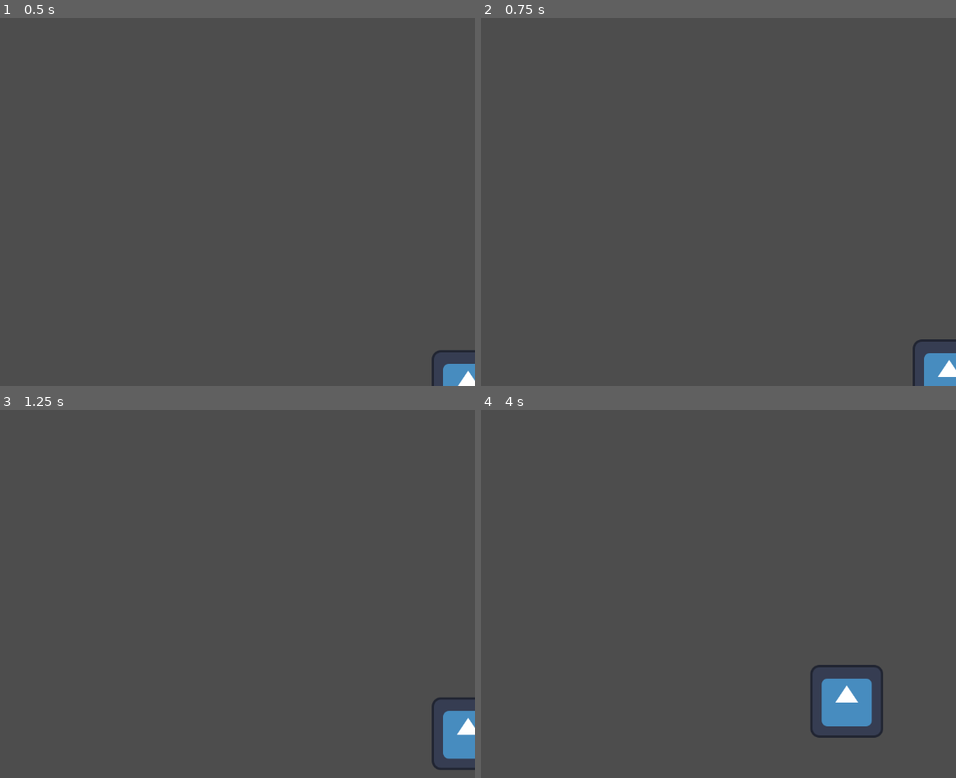
Above: before the commit, frames 1-4 (two rows, left to right).
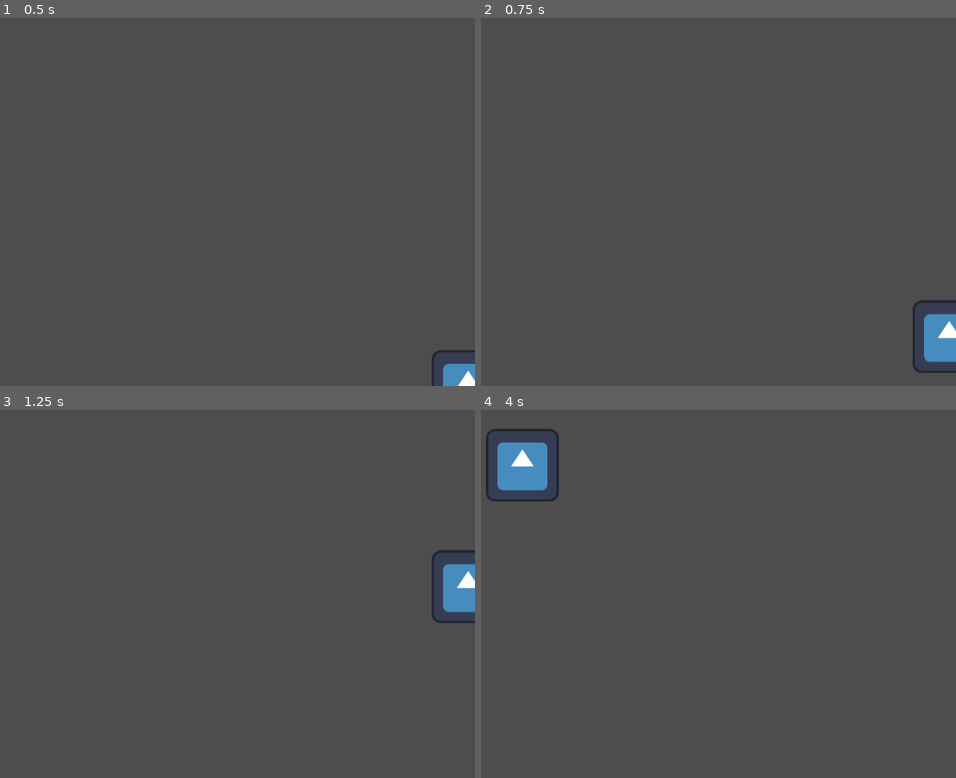
Above: after the commit, the same moments.

Repository: Dankinations/Keurser
Game: Godot game, scene res://scenes/test.tscn
Same seed, same stepped clock (60 frames per second), same inputs: the game is played once before the commit and once after it. The engine's default icon, where the game draws it, is replaced by a stand-in: a white triangle on a blue panel in a dark square.
Inputs:
- Up to frame 1 (0.5 s): no input
- Up to frame 2 (0.75 s): tap Enter at 0.5 s; hold W (move_up) from 0.53 s (still down)
- Up to frame 3 (1.25 s): keep holding W (move_up)
- Up to frame 4 (4 s): release W (move_up) at 2.03 s; hold A (move_left) 2.03-3.53 s; hold S (move_down) from 3.53 s (still down)

Frame 1 is identical in both runs. In frame 2, 1.4% of the frame differs, in the area x 90-100%, y 76-100%; in frame 3, 2.2%; in frame 4, 3.6%, in the area x 1-85%, y 5-90%.

Commit message:
Added loot tables, card data, item data, created and storted folders for main functions

Diff:
--- a/prefabs/classes/Base.tscn
+++ b/prefabs/player_classes/Base.tscn
@@ -1,7 +1,7 @@
 [gd_scene format=3 uid="uid://yha2of6qlrm0"]
 
 [ext_resource type="Texture2D" uid="uid://kaaupxome8dy" path="res://sprites/icon.svg" id="1_lefjg"]
-[ext_resource type="Script" uid="uid://b76snlgs7i24q" path="res://scripts/classes/PlayerBase.gd" id="1_vgmfd"]
+[ext_resource type="Script" uid="uid://b76snlgs7i24q" path="res://scripts/player_classes/PlayerBase.gd" id="1_vgmfd"]
 
 [sub_resource type="RectangleShape2D" id="RectangleShape2D_vgmfd"]
 size = Vector2(130, 130)
--- a/project.godot
+++ b/project.godot
@@ -22,7 +22,9 @@
 [file_customization]
 
 folder_colors={
+"res://cards/": "pink",
 "res://prefabs/": "teal",
+"res://resources/": "purple",
 "res://scenes/": "red",
 "res://scripts/": "green",
 "res://sprites/": "yellow"
--- a/scenes/test.tscn
+++ b/scenes/test.tscn
@@ -1,6 +1,6 @@
 [gd_scene format=3 uid="uid://d1kyj2bl5ae31"]
 
-[ext_resource type="PackedScene" uid="uid://yha2of6qlrm0" path="res://prefabs/classes/Base.tscn" id="1_errlg"]
+[ext_resource type="PackedScene" uid="uid://yha2of6qlrm0" path="res://prefabs/player_classes/Base.tscn" id="1_errlg"]
 
 [node name="Test" type="Node2D" unique_id=813684770]
 
--- a/scripts/classes/PlayerBase.gd
+++ b/scripts/player_classes/PlayerBase.gd
@@ -1,7 +1,8 @@
 extends CharacterBody2D
+class_name PlayerBase
 
 @export_category("Stats")
-@export var walkSpeed = 2.0
+@export var walkSpeed = 5.0
 @export var damage = 5.0
 @export var vitality = 0.2
 @export var health = 100.0 :
@@ -27,8 +28,8 @@
 
 # Main Changeable functions
 
-func movementTick(direction:Vector2,echo:bool,dt:float):
-	velocity = velocity.move_toward(direction * walkSpeed,dt*walkSpeed*10)
+func movementTick(direction:Vector2,_echo:bool,dt:float):
+	velocity = velocity.move_toward(direction * walkSpeed*100,walkSpeed*25)
 
 func healTick():
 	if health < maxHealth: health = clamp(health+vitality,0,maxHealth)
@@ -46,4 +47,4 @@
 	var echo = tempMoveDirection != moveDirection
 	moveDirection = tempMoveDirection
 	movementTick(moveDirection,echo,delta)
-	move_and_collide(self.velocity)
+	move_and_slide()
--- /dev/null
+++ b/scripts/resources/CardData.gd
@@ -0,0 +1,7 @@
+extends Resource
+class_name CardData
+
+@export var title:String
+@export var rarity_weight:float = 1.0
+@export var effect_scene:PackedScene
+@export var texture:Texture2D
--- /dev/null
+++ b/scripts/resources/ItemData.gd
@@ -0,0 +1,7 @@
+extends Resource
+class_name ItemData
+
+@export var title:String
+@export var description:String
+@export var texture:Texture2D
+@export var effect_scene:PackedScene
--- /dev/null
+++ b/scripts/resources/ItemLootTable.gd
@@ -0,0 +1,14 @@
+extends Resource
+class_name ItemLootTable
+
+@export var pool: Array[ItemData] = []
+
+func pick_item() -> ItemData:
+	var rng = RandomNumberGenerator.new()
+	rng.randomize()
+	var weights = PackedFloat32Array()
+	for item in pool:
+		weights.append(item.base_weight)
+
+	var index = rng.rand_weighted(weights)
+	return pool[index]
Renamed: scripts/classes/PlayerBase.gd.uid -> scripts/player_classes/PlayerBase.gd.uid
Not shown, added: scripts/resources/CardData.gd.uid
Not shown, added: scripts/resources/ItemData.gd.uid
Not shown, added: scripts/resources/ItemLootTable.gd.uid
